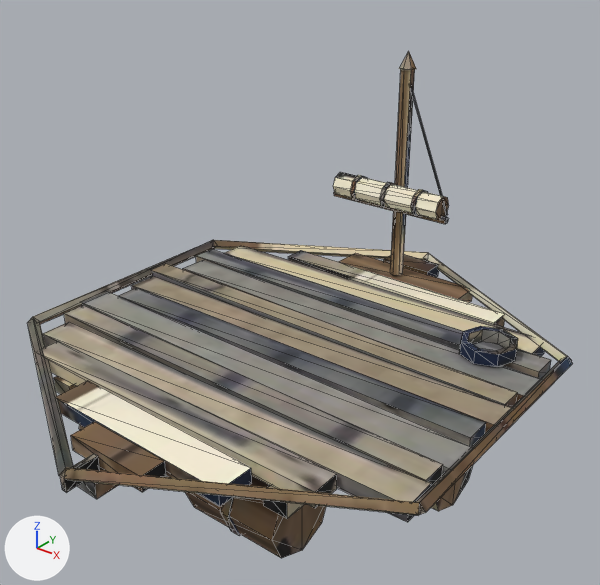
The glTF model client/public/city/raft-a-age1.glb, before and after one commit.
Rendered twice from a 50 mm lens placed at (1.543, -1.867, 1.711), pointed at (0.057, -0.009, 0.559). The axes (+X, +Y, +Z) are drawn at lower left. The lights are the same throughout. The picture after the commit comes second. Mesh edges are drawn as thin lines. Where no turn or scale is listed for an object, it has been applied to the vertices. Vertices at exactly the same position are counted once.

Names of what the first picture shows: 'raft-a-age1'.
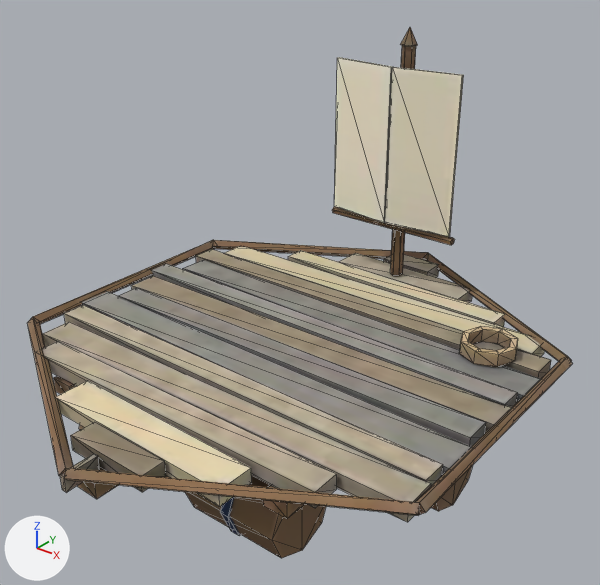
Where the newer file only moved an object's origin or applied its transform, the numbers keep the older frame.

Where the change shows, as pixel boxes (x1, y1, x2, y2) in the pictures (600 x 585 px; the box of a moved part takes in the faces that stretch with it):
'raft-a-age1', reshaped
    before: (28, 51, 573, 558)
    after: (28, 28, 573, 558)
part 1 of me_raft_a_age1, moved or reshaped
    before: (399, 51, 416, 70)
    after: (400, 28, 418, 46)
part 2 of me_raft_a_age1, deleted
    before: (350, 175, 367, 201)
part 3 of me_raft_a_age1, deleted
    before: (411, 189, 428, 216)
part 4 of me_raft_a_age1, deleted
    before: (380, 182, 397, 209)
part 5 of me_raft_a_age1, deleted
    before: (410, 86, 448, 215)
part 6 of me_raft_a_age1, moved or reshaped
    before: (333, 69, 449, 276)
    after: (332, 46, 463, 276)
part 7 of me_raft_a_age1, surface changed
    before: (28, 69, 573, 558)
    after: (28, 46, 573, 558)

Patch to the scene script:
```diff
--- a/client/public/city/raft-a-age1.glb.py
+++ b/client/public/city/raft-a-age1.glb.py
@@ me_raft_a_age1 @@
 # used by ob_raft_a_age1; location = (0.0, 0.0, 0.607)
-me_raft_a_age1.from_pydata(...)  # 543 vertices, 922 faces; spans x -0.8..0.8, y -0.91..0.91, z -0.6..0.6
+me_raft_a_age1.from_pydata(...)  # 489 vertices, 826 faces; spans x -0.8..0.8, y -0.91..0.91, z -0.6..0.68
+# me_raft_a_age1 part 1: the loose piece of 7 vertices spanning x -0.03..0.03, y 0.63..0.69, z 0.54..0.6 is moved by (0.0, 0.0, 0.08)
+# me_raft_a_age1 part 2: the loose piece of 16 vertices spanning x -0.14..-0.12, y 0.53..0.63, z 0.05..0.15 is deleted
+# me_raft_a_age1 part 3: the loose piece of 16 vertices spanning x 0.12..0.14, y 0.53..0.63, z 0.05..0.15 is deleted
+# me_raft_a_age1 part 4: the loose piece of 16 vertices spanning x -0.01..0.01, y 0.53..0.63, z 0.05..0.15 is deleted
+# me_raft_a_age1 part 5: the loose piece of 6 vertices spanning x 0.0..0.24, y 0.58..0.66, z 0.08..0.52 is deleted
+# me_raft_a_age1 part 6
+# 10 vertices are removed from x -0.22..0.22, y 0.53..0.63, z 0.06..0.15
+# 27 faces are deleted
+# 6 vertices in x -0.02..0.02, y 0.64..0.68, z 0.54 move by (0.0, 0.0, 0.08)
+# 5 vertices in x -0.24, y 0.57..0.59, z 0.05..0.08 move by (-0.02, 0.02, -0.08)
+# 5 vertices in x 0.24, y 0.57..0.59, z 0.05..0.08 move by (0.02, 0.02, -0.08)
+# 6 vertices move from x -0.22..0.22, y 0.53..0.63, z 0.06..0.13 to x -0.25..0.0, y 0.56..0.6, z 0.0..0.56
+# 10 vertices are added at x -0.25..0.25, y 0.56..0.6, z 0.0..0.56
+# 23 new faces join them
+# me_raft_a_age1 part 7: 771 kept faces spanning x -0.8..0.8, y -0.91..0.91, z -0.6..0.62 get new texture (UV) coordinates
 me_raft_a_age1.materials.append(mat_baked)
```
